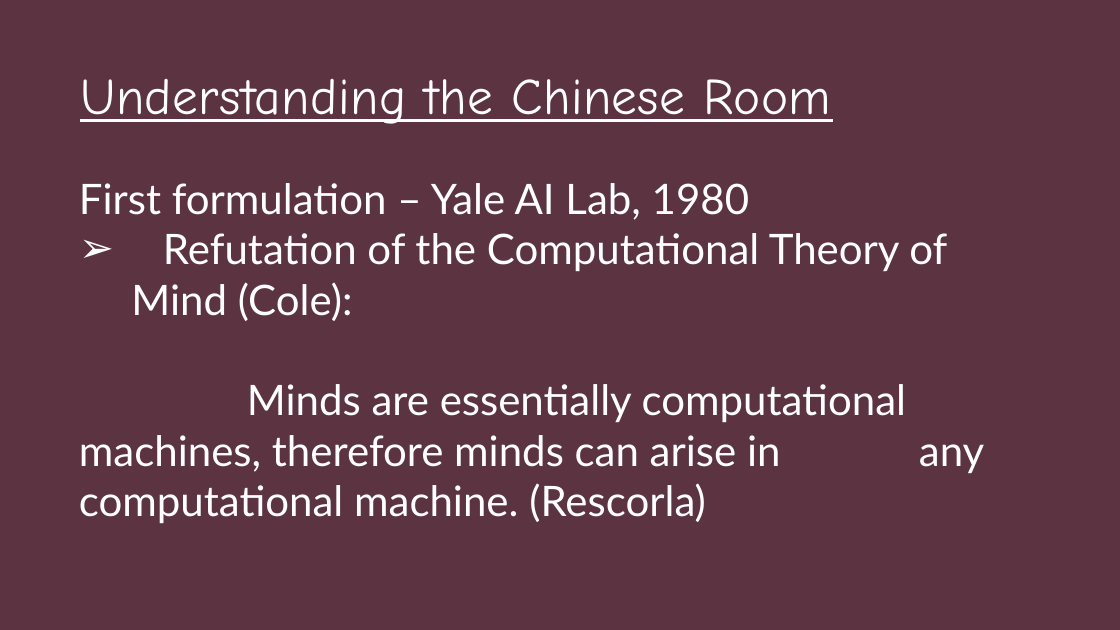
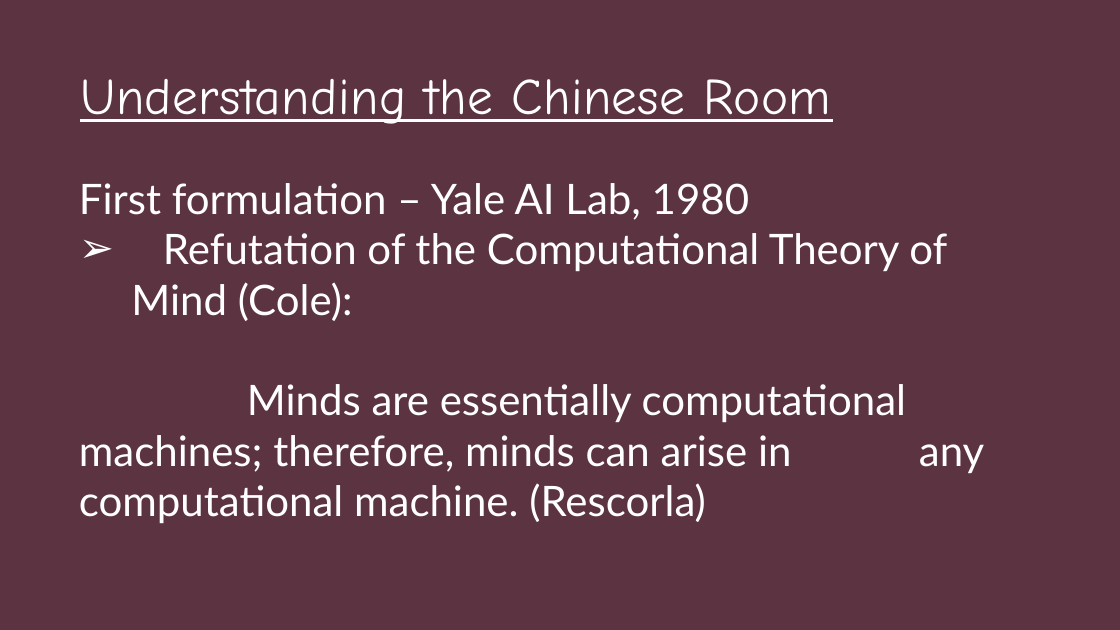
Before and after one commit to nickspeelman/CRA_bot, a slide deck: slide 9 of Causing Confusion in The Chinese Room.pptx. Drawn at 1120x630 pixels with LibreOffice and Linux fonts; fonts in the diff are those of the drawing. Boxes give left, top, right and bottom in pixels: in the first picture for what was removed or moved away, otherwise in the second. Text is boxed around its words. In the diff, an @@ line names an element or a change of style, - is before the commit and + after.

```diff
--- a/Causing Confusion in The Chinese Room.pptx
+++ b/Causing Confusion in The Chinese Room.pptx
@@ text at (79, 384, 984, 524): text changed @@
-Minds are essentially computational machines, therefore minds can arise in any computational machine. (Rescorla)
+Minds are essentially computational machines; therefore, minds can arise in any computational machine. (Rescorla)
```
Also in this commit, not shown: 5 other slides changed, 1 other file.
